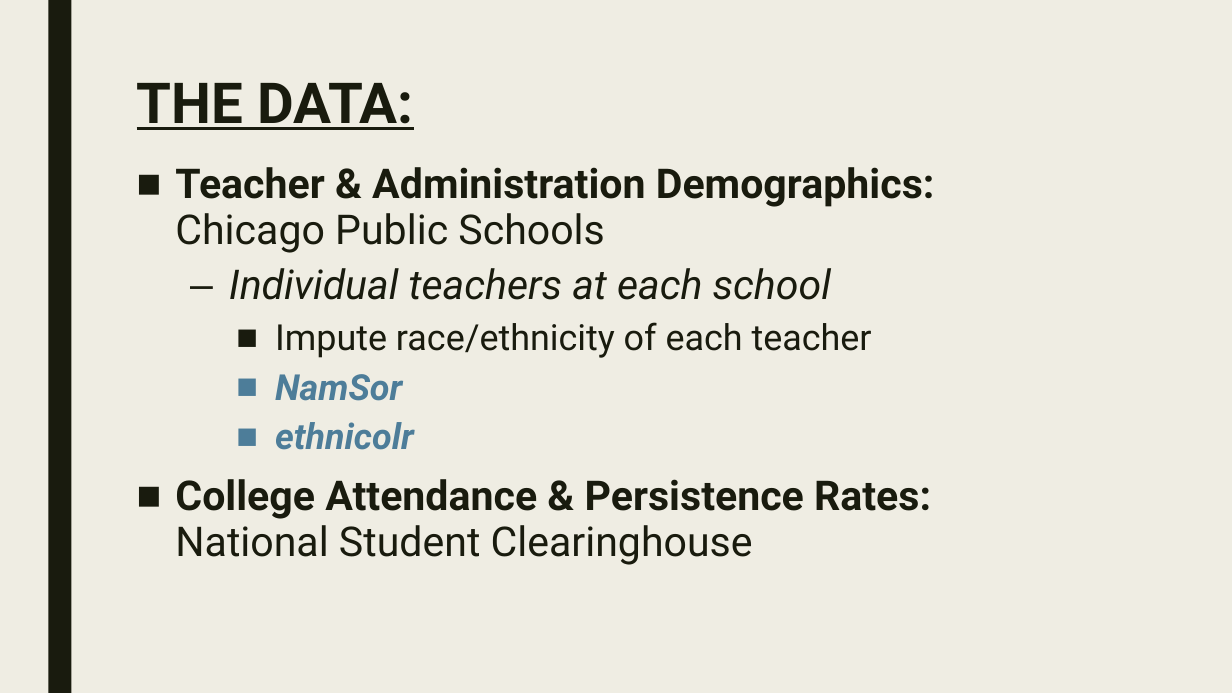
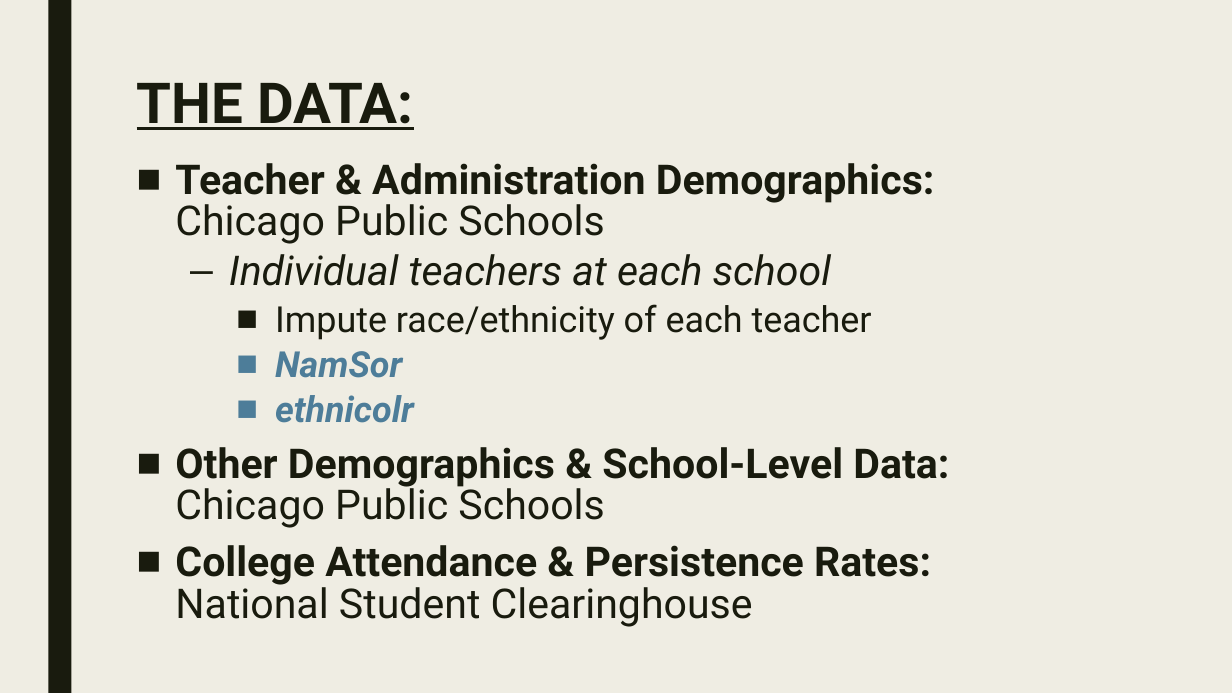
Before and after one commit to Sun-Kev/MACS30200proj, a slide deck: slide 6 of Proposal/proposal_slides.pptx. Drawn at 1232x693 pixels with LibreOffice and Linux fonts; fonts in the diff are those of the drawing. Boxes give left, top, right and bottom in pixels: in the first picture for what was removed or moved away, otherwise in the second. Text is boxed around its words. In the diff, an @@ line names an element or a change of style, - is before the commit and + after.

```diff
--- a/Proposal/proposal_slides.pptx
+++ b/Proposal/proposal_slides.pptx
@@ text at (175, 163, 935, 627): line spacing 0.94 to 0.84 @@
@@ text at (175, 447, 949, 528): paragraph added @@
+■ Other Demographics & School-Level Data: Chicago Public Schools
```
Also in this commit, not shown: 4 other slides changed, 1 other file.
